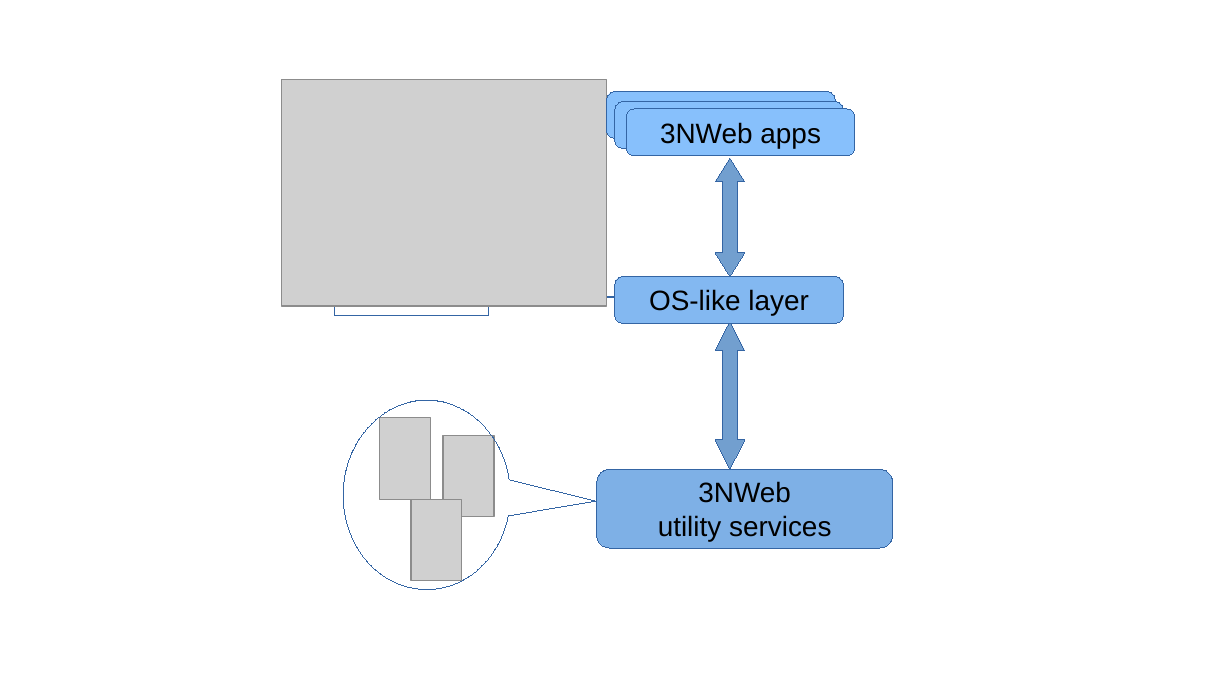
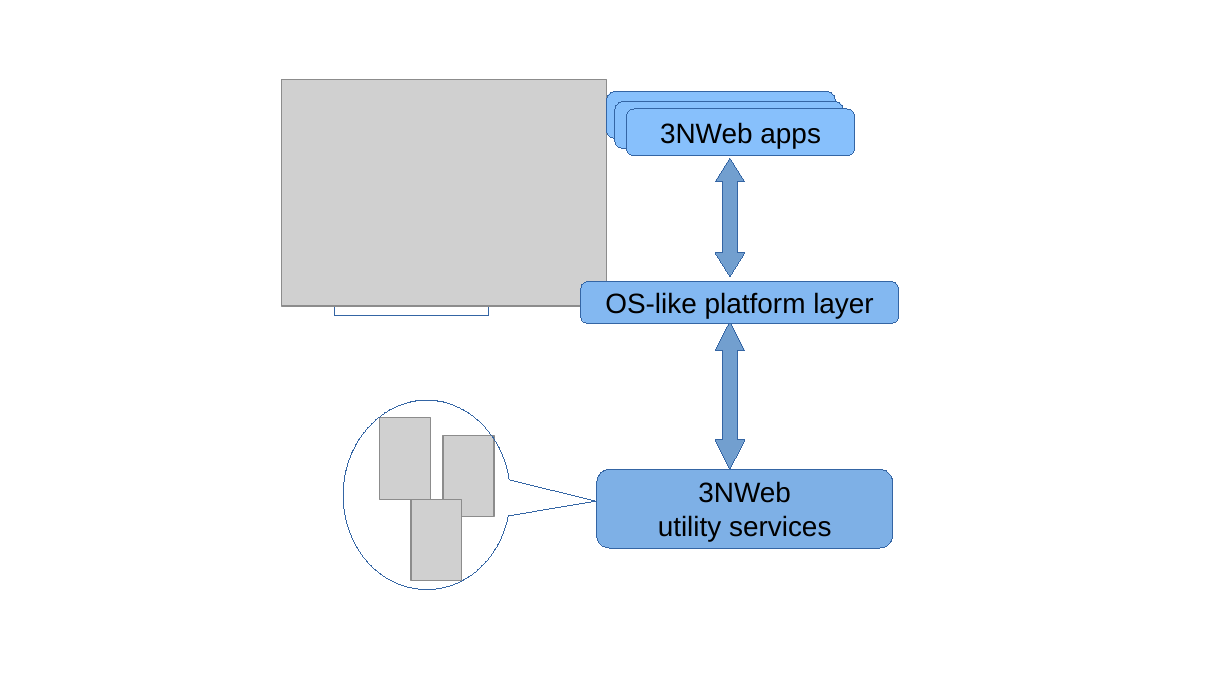
Before and after one commit to PrivacySafe/3NWeb-architecture, a slide deck: slide 1 of implementation/implementation_parts.odp. Drawn at 1232x693 pixels with LibreOffice and Linux fonts; fonts in the diff are those of the drawing; grey boxes stand for pictures. Boxes give left, top, right and bottom in pixels: in the first picture for what was removed or moved away, otherwise in the second. Text is boxed around its words. In the diff, an @@ line names an element or a change of style, - is before the commit and + after.

```diff
--- a/implementation/implementation_parts.odp
+++ b/implementation/implementation_parts.odp
@@ rounded rectangle "OS-like platform layer": place and size @@
-rounded rectangle "OS-like platform layer" at (615, 276, 843, 323)
+rounded rectangle "OS-like platform layer" at (581, 282, 899, 323)
@@ text in rounded rectangle at (605, 292, 874, 318): text changed @@
-OS-like layer
+OS-like platform layer
```
Also in this commit, not shown: 2 other files.
